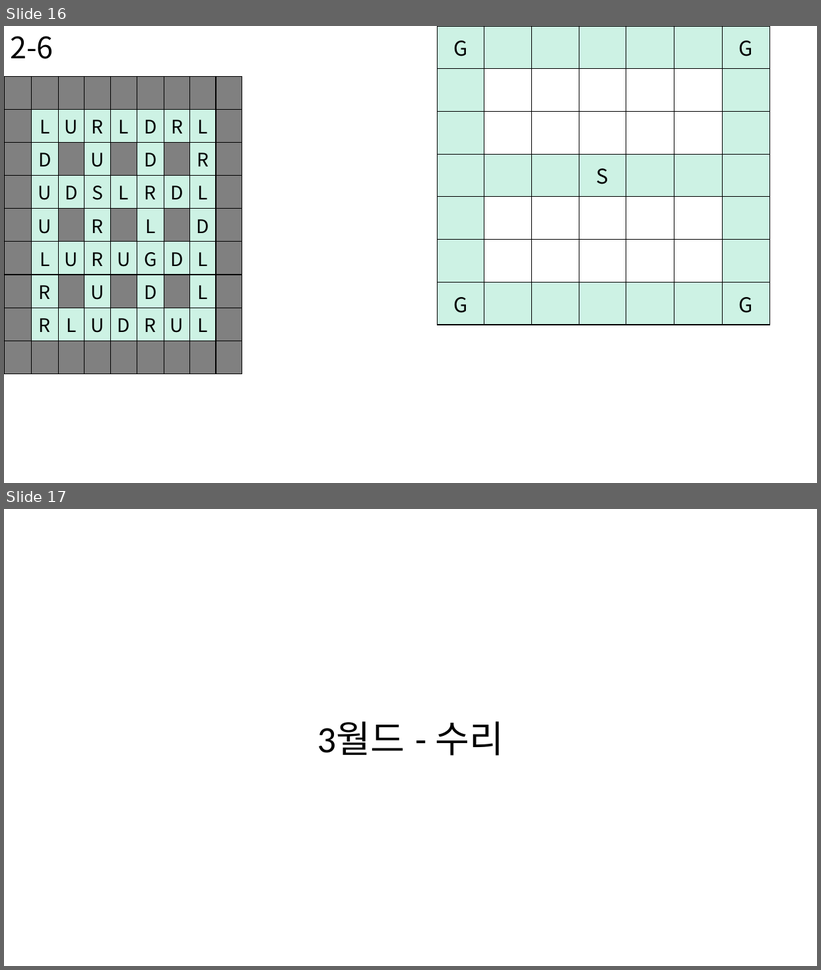
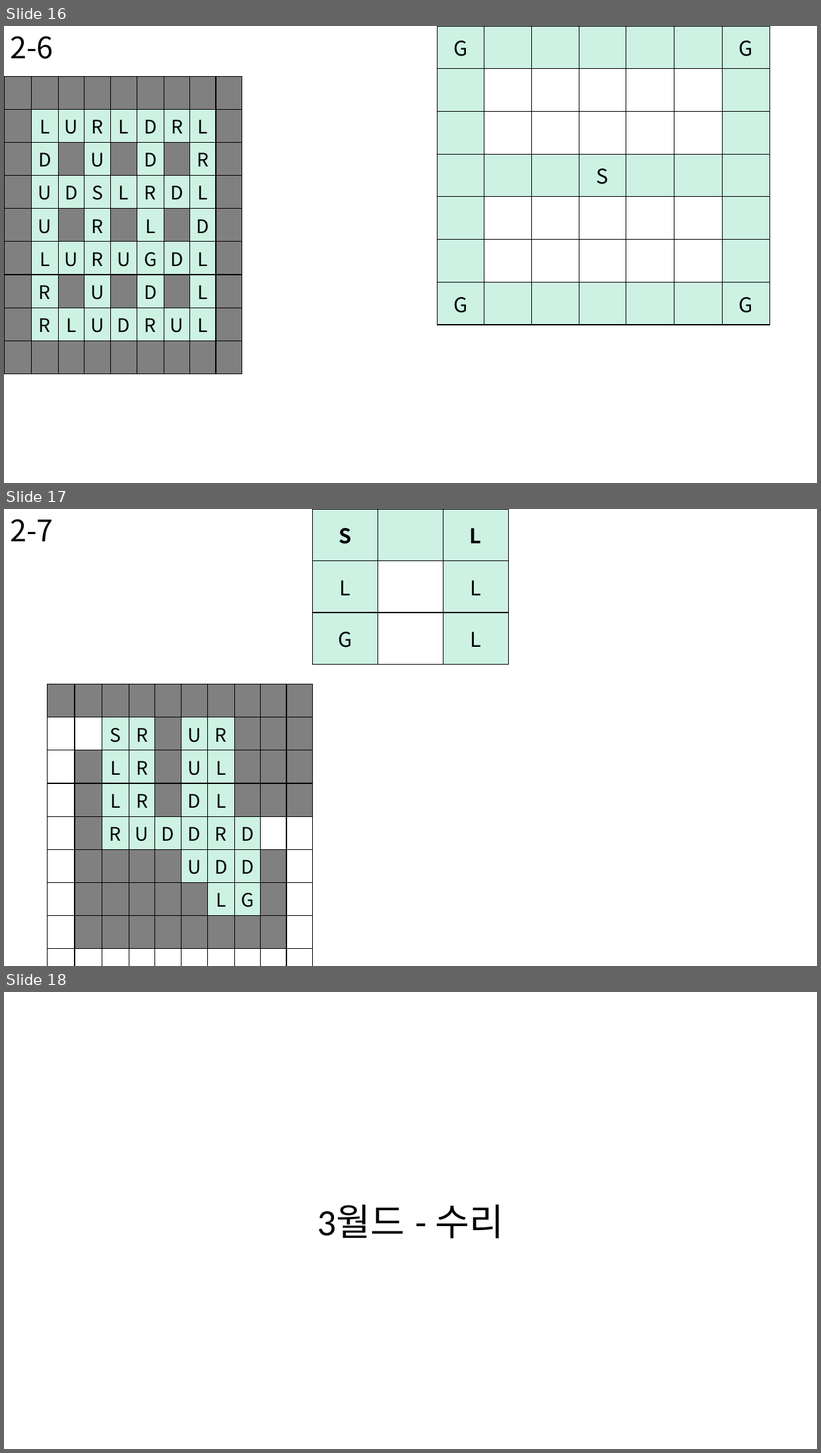
Before and after one commit to BSF0124/Brain-Control, a slide deck: etc/레벨디자인.pptx. Shown one above the other, each under a label of ours: slides 16 and 17 before the commit, slides 16, 17 and 18 after it. The pictures are 821x970 and 821x1453 pixels, drawn with LibreOffice and Linux fonts; fonts in the diff are those of the drawing. Boxes give left, top, right and bottom in pixels: in the first picture for what was removed or moved away, otherwise in the second. Text is boxed around its words. In the diff, an @@ line names an element or a change of style, - is before the commit and + after.

```diff
--- a/etc/레벨디자인.pptx
+++ b/etc/레벨디자인.pptx
@@ slide 17 added at bbox=[4, 509, 817, 966], background #FFFFFF @@
@@ text added at bbox=[10, 519, 53, 541], 35 pt, text #000000 @@
+2-7
@@ table added at bbox=[313, 509, 508, 665], 3 rows, 3 columns @@
+S |  | L
+L |  | L
+G |  | L
@@ table added at bbox=[48, 685, 314, 941], 9 rows, 10 columns @@
+ |  |  |  |  |  |  |  |  | 
+ |  | S | R |  | U | R |  |  | 
+ |  | L | R |  | U | L |  |  | 
+ |  | L | R |  | D | L |  |  | 
+ |  | R | U | D | D | R | D |  | 
+ |  |  |  |  | U | D | D |  | 
+ |  |  |  |  |  | L | G |  | 
+ |  |  |  |  |  |  |  |  | 
+ |  |  |  |  |  |  |  |  | 
@@ what was slide 17 is now slide 18 @@
```
Also in this commit, not shown: 1 slide changed, 2 other slides added, 2 slides removed, 9 other files.
